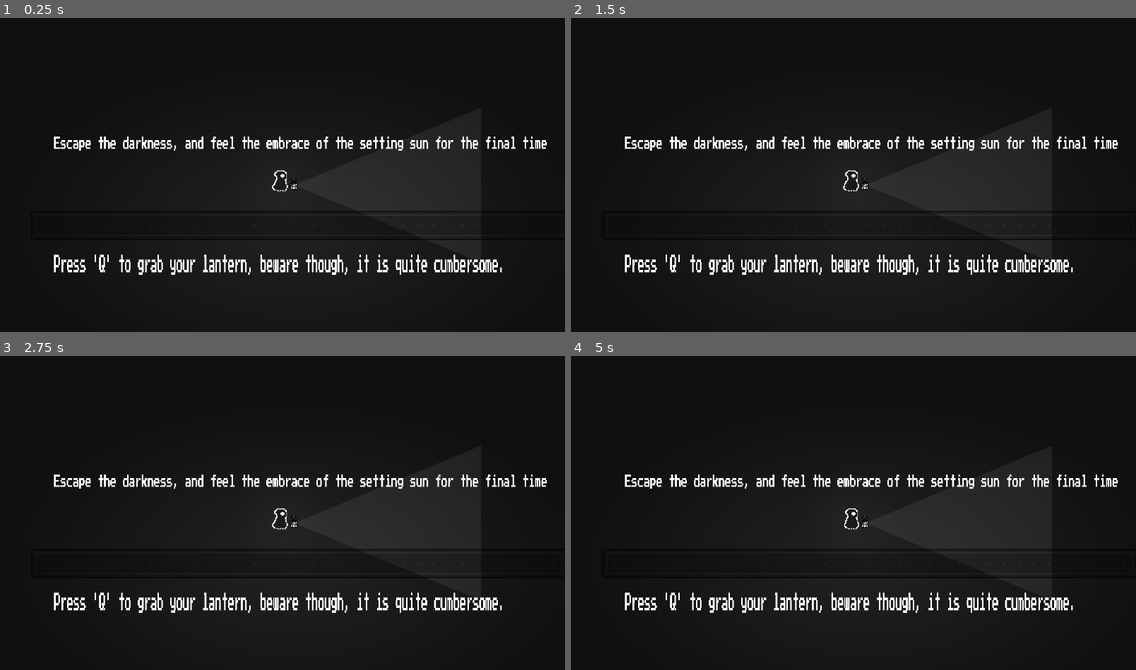
Above: before the commit, frames 1-4 (two rows, left to right).
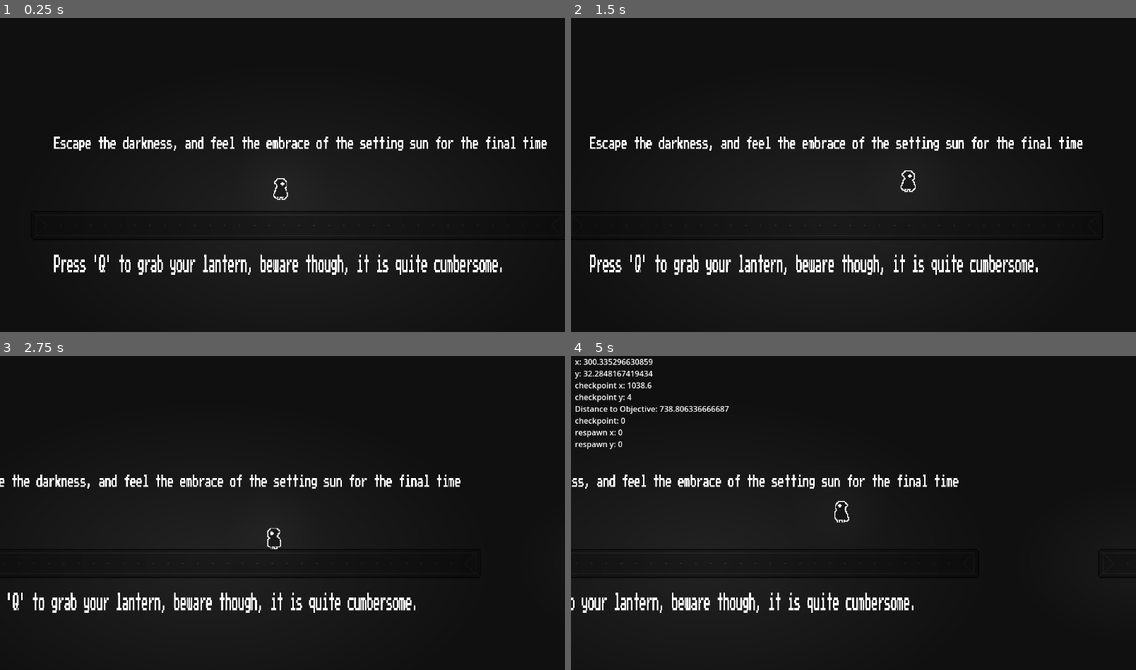
Above: after the commit, the same moments.

Repository: cheeseEnthusiasts/dusks-embrace
Game: Godot game, scene res://scenes/levels/startingroom.tscn
Two runs of this game, one before a commit and one after it. Both use one fixed random seed, a clock stepped at 60 frames per second and the inputs below.
Inputs:
- Up to frame 1 (0.25 s): no input
- Up to frame 2 (1.5 s): tap Q (lantern-toggle) at 0.5, 0.6, 1.25 s; hold Right (ui_right) from 0.53 s (still down); tap Enter (ui_accept) at 0.77 s; tap Shift (player_dash) at 1.35 s
- Up to frame 3 (2.75 s): tap Enter (ui_accept) at 1.52 s; tap Q (lantern-toggle) at 2, 2.1 s; release Right (ui_right) at 2.03 s; hold Left (ui_left) from 2.03 s (still down)
- Up to frame 4 (5 s): tap Q (lantern-toggle) at 2.75, 3.5, 3.6, 4.25 s; release Left (ui_left) at 2.78 s; hold Right (ui_right) 2.78-4.28 s; tap Shift (player_dash) at 2.85, 4.35 s; tap Enter (ui_accept) at 3.02, 3.77, 4.52 s; tap ` (debug) at 4.15 s; hold Left (ui_left) from 4.28 s (still down)

The runs differ from the first frame. In frame 1, 0.1% of the frame differs, in the area x 48-53%, y 48-58%; in frame 2, 4.5%; in frame 3, 4.4%; in frame 4, 8.1%, in the area x 0-97%, y 0-82%.
Error before the commit: Parse Error: Identifier "Inventory" not declared in the current scope. (res://scripts/characters/player/player.gd:3)

Commit message:
in-game debug menu

Diff:
--- a/project.godot
+++ b/project.godot
@@ -27,10 +27,6 @@
 [dotnet]
 
 project/assembly_name="dusk-s embrace"
-
-[gui]
-
-theme/custom_font="res://fonts/PressStart2P-vaV7.ttf"
 
 [input]
 
--- a/scenes/characters/player.tscn
+++ b/scenes/characters/player.tscn
@@ -149,7 +149,7 @@
 
 [sub_resource type="ShaderMaterial" id="ShaderMaterial_6bo2r"]
 
-[node name="CharacterBody2D" type="CharacterBody2D"]
+[node name="player" type="CharacterBody2D"]
 position = Vector2(134, 83)
 script = ExtResource("1_rnsiy")
 
--- /dev/null
+++ b/scenes/gui/debug.tscn
@@ -0,0 +1,69 @@
+[gd_scene load_steps=2 format=3 uid="uid://kgq8ogi5j42o"]
+
+[ext_resource type="Script" path="res://scripts/ui/debug.gd" id="1_ivpbu"]
+
+[node name="debug" type="CanvasLayer"]
+script = ExtResource("1_ivpbu")
+
+[node name="xpos" type="Label" parent="."]
+offset_left = 8.0
+offset_right = 17.0
+offset_bottom = 26.0
+theme_override_font_sizes/font_size = 16
+text = "x"
+
+[node name="ypos" type="Label" parent="."]
+offset_left = 8.0
+offset_top = 24.0
+offset_right = 17.0
+offset_bottom = 50.0
+theme_override_font_sizes/font_size = 16
+text = "y"
+
+[node name="cxpos" type="Label" parent="."]
+offset_left = 8.0
+offset_top = 48.0
+offset_right = 107.0
+offset_bottom = 74.0
+theme_override_font_sizes/font_size = 16
+text = "checkpoint x"
+
+[node name="cypos" type="Label" parent="."]
+offset_left = 8.0
+offset_top = 72.0
+offset_right = 106.0
+offset_bottom = 98.0
+theme_override_font_sizes/font_size = 16
+text = "checkpoint y"
+
+[node name="distanceToObj" type="Label" parent="."]
+offset_left = 8.0
+offset_top = 96.0
+offset_right = 181.0
+offset_bottom = 122.0
+theme_override_font_sizes/font_size = 16
+text = "Distance to Objective: "
+
+[node name="checkpoint" type="Label" parent="."]
+offset_left = 8.0
+offset_top = 120.0
+offset_right = 98.0
+offset_bottom = 146.0
+theme_override_font_sizes/font_size = 16
+text = "checkpoint:"
+
+[node name="respawnXpos" type="Label" parent="."]
+offset_left = 8.0
+offset_top = 144.0
+offset_right = 88.0
+offset_bottom = 170.0
+theme_override_font_sizes/font_size = 16
+text = "respawn x"
+
+[node name="respawnYpos" type="Label" parent="."]
+offset_left = 8.0
+offset_top = 168.0
+offset_right = 88.0
+offset_bottom = 194.0
+theme_override_font_sizes/font_size = 16
+text = "respawn y"
--- a/scenes/gui/hud.tscn
+++ b/scenes/gui/hud.tscn
@@ -1,3 +1,8 @@
-[gd_scene format=3 uid="uid://bgdcy1b88ovsv"]
+[gd_scene load_steps=2 format=3 uid="uid://bgdcy1b88ovsv"]
+
+[ext_resource type="PackedScene" uid="uid://kgq8ogi5j42o" path="res://scenes/gui/debug.tscn" id="1_68di1"]
 
 [node name="hud" type="CanvasLayer"]
+
+[node name="debug" parent="." instance=ExtResource("1_68di1")]
+visible = false
--- a/scenes/levels/startingroom.tscn
+++ b/scenes/levels/startingroom.tscn
@@ -152,7 +152,6 @@
 environment = SubResource("Environment_fmboh")
 
 [node name="hud" parent="." instance=ExtResource("5_21g6s")]
-visible = false
 
 [node name="Screenshot2024-01-27161854" type="Sprite2D" parent="."]
 position = Vector2(-427, 173)
--- a/scripts/characters/player/player.gd
+++ b/scripts/characters/player/player.gd
@@ -1,6 +1,4 @@
 extends CharacterBody2D
-
-@export var inv = Inventory
 
 var SPEED = 500
 var JUMP_VELOCITY = -700
@@ -123,11 +121,13 @@
 	math = (pathX*pathX) + (pathY * pathY)
 	math = sqrt(math)
 func objective():
-	print("Distance to next objective: ",math,"          ","Checkpoint: ",global.checkpointNum)
-	print("x",position.x)
-	print("y",position.y)
-	print("cx",global.checkpointXPOS[global.checkpointNum+1])
-	print("cy",global.checkpointYPOS[global.checkpointNum+1])
-	print("RX",respawnX,"    ","RY",respawnY)
+	#print("Distance to next objective: ",math,"          ","Checkpoint: ",global.checkpointNum)
+	#print("x",position.x)
+	#print("y",position.y)
+	#print("cx",global.checkpointXPOS[global.checkpointNum+1])
+	#print("cy",global.checkpointYPOS[global.checkpointNum+1])
+	#print("RX",respawnX,"    ","RY",respawnY)
+	# replaced with in-game menu, toggle it with grave [`]
+
 	if math<50 and global.checkpointXPOS[global.checkpointNum] == checkup:
 		global.checkpointNum += 1
--- /dev/null
+++ b/scripts/ui/debug.gd
@@ -0,0 +1,49 @@
+extends CanvasLayer
+
+@onready var player = get_parent().get_parent().get_node("player")
+#this was a pain to get working but it finds the parent of the debug node, then finds the parent of the hud node, then it gets the player
+
+var playerX: float
+var playerY: float
+var checkpointX: float
+var checkpointY: float
+var distanceToObjective: float
+var checkpoint: int
+var respawnX: float
+var respawnY: float
+
+var toggled = false
+
+func _ready():
+	pass
+
+func _process(_delta):
+	if Input.is_action_just_pressed("debug"):
+		if not toggled:
+			toggled = true
+			visible = true
+		else:
+			toggled = false
+			visible = false
+
+	if toggled:
+		update()
+		$xpos.text = "x: " + str(playerX)
+		$ypos.text = "y: " + str(playerY)
+		$cxpos.text = "checkpoint x: " + str(checkpointX)
+		$cypos.text = "checkpoint y: " + str(checkpointY)
+		$distanceToObj.text = "Distance to Objective: " + str(distanceToObjective)
+		$checkpoint.text = "checkpoint: " + str(checkpoint)
+		$respawnXpos.text = "respawn x: " + str(respawnX)
+		$respawnYpos.text = "respawn y: " + str(respawnY)
+
+
+func update(): #updates all the variables
+	playerX = player.position.x
+	playerY = player.position.y
+	checkpointX = global.checkpointXPOS[global.checkpointNum+1]
+	checkpointY = global.checkpointYPOS[global.checkpointNum+1]
+	distanceToObjective = player.math
+	checkpoint = global.checkpointNum
+	respawnX = player.respawnX
+	respawnY = player.respawnY
